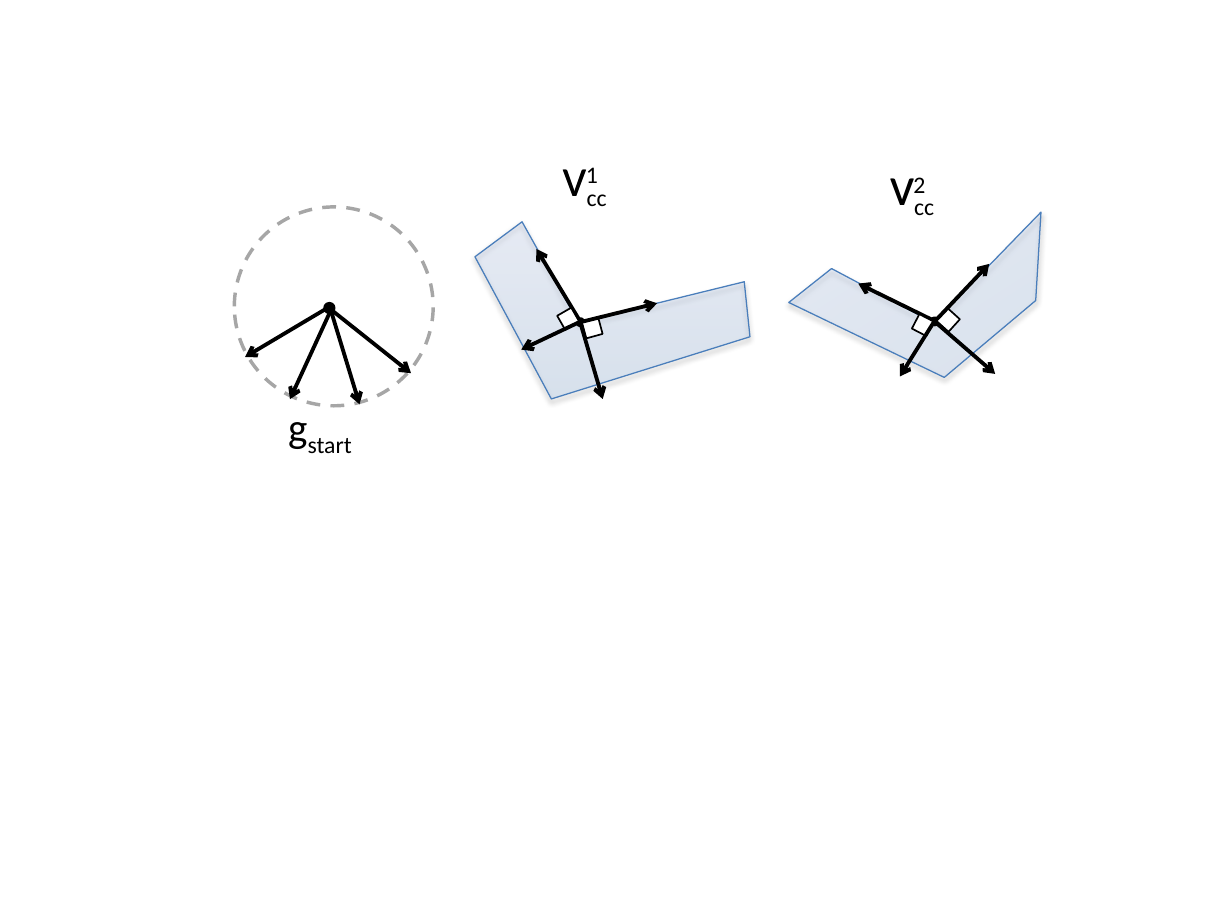
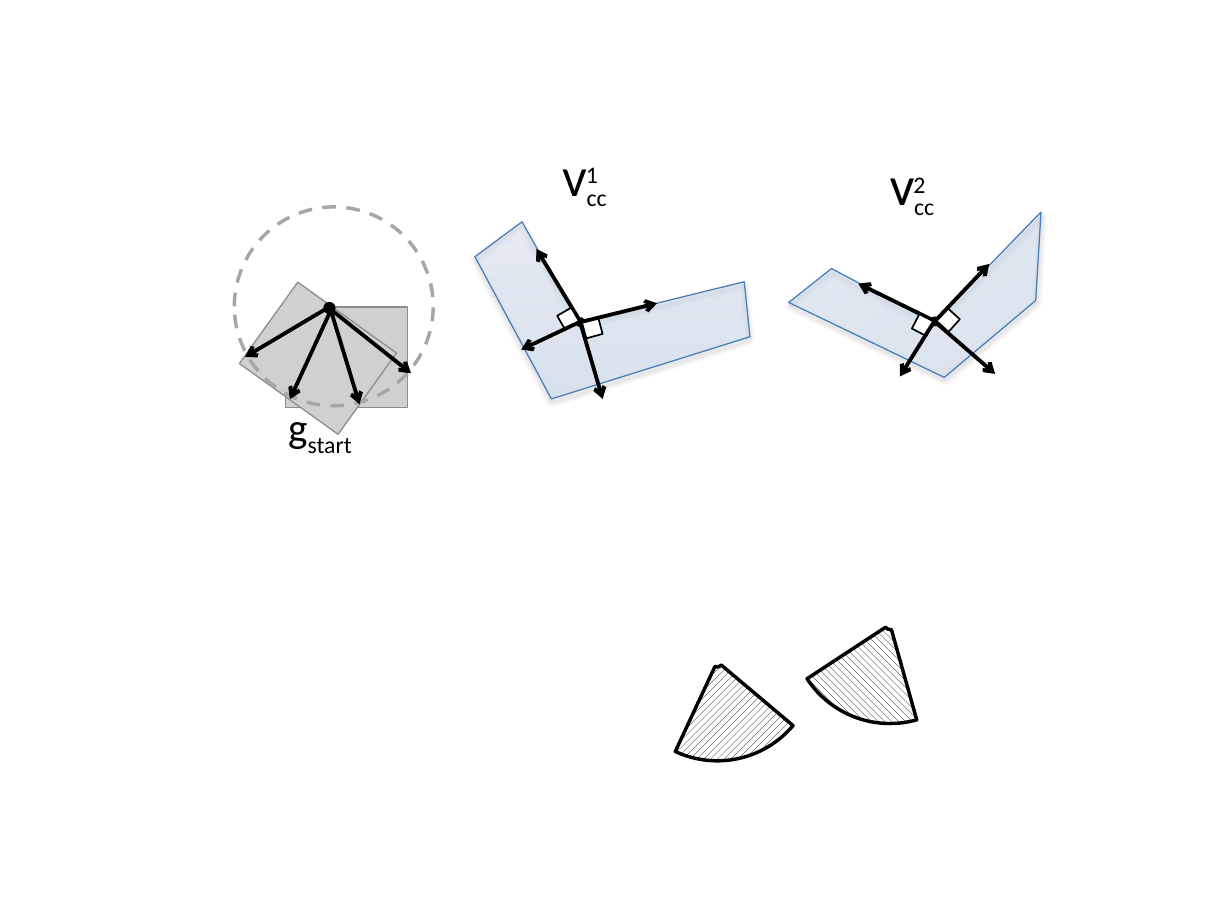
Before and after one commit to pcottle/MastersThesis, a slide deck: slide 21 of figures/figures.pptx (slide 20 before the commit). Drawn at 1232x924 pixels with LibreOffice and Linux fonts; fonts in the diff are those of the drawing; grey boxes stand for pictures. Boxes give left, top, right and bottom in pixels: in the first picture for what was removed or moved away, otherwise in the second. Text is boxed around its words. In the diff, an @@ line names an element or a change of style, - is before the commit and + after.

```diff
--- a/figures/figures.pptx
+++ b/figures/figures.pptx
@@ ellipse at box(234, 207, 432, 405): fill #FFFFFF to none @@
@@ picture added at box(240, 282, 397, 434) @@
@@ picture added at box(286, 307, 408, 407) @@
@@ arch (boxed as its full ring) added at box(581, 526, 854, 799), fill pattern #000000 on #FFFFFF, outline #000000 2 pt @@
@@ arch (boxed as its full ring) added at box(791, 525, 989, 723), fill pattern #000000 on #FFFFFF, outline #000000 2 pt @@
```
Also in this commit, not shown: 1 slide added, 4 other files.
